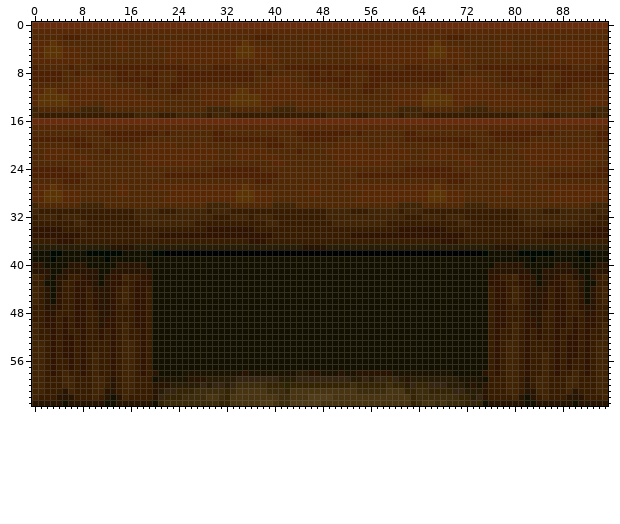
Sprite sheet: enginefx/textures-32/pack008/pedestal_wooden.png. This is how it looked before the edit.
The file is 96x64 pixels. Colours within 5 levels of each other are drawn and written as one.
The result:
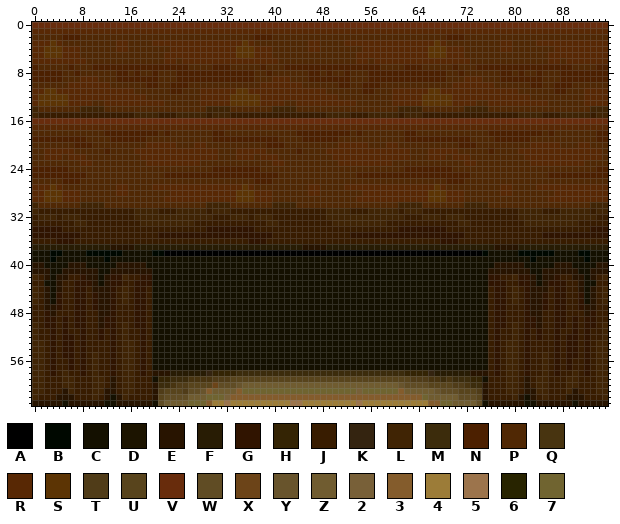
Palette (. is transparent): A #000000  B #000800  C #141000  D #1c1400  E #281400  F #281c04  G #301400  H #342404  J #381c00  K #342410  L #402404  M #3c2c0c  N #4c2000  P #502804  Q #483410  R #582804  S #5c3404  T #503c18  U #58441c  V #682c0c  W #604c24  X #6c4418  Y #68542c  Z #705c30  2 #786038  3 #845c2c  4 #9c7c38  5 #9c744c  6 #282400  7 #706430
From the commit log: finally updated these to use the earth floor texture
The edit:
Changed rows in their new state; - is an unchanged pixel.
first column x 21:
58 EEFFFFFFKHHHHMMMMMMMMMMMMMMMMMMMMMMMMMMMMHHHHKFFFFFFEE
59 HHMMMQQQQTTTUUUUUUUUUUUUUUUUUUUUUUUUUUUUUUTTTQQMQMMMHH
60 MMQTTUUUUXWWWYZZZZZZZZZZZZZZZZZZZZZZZZZZYWWWWUUUUTTQMM
61 TUUUTWWY3ZZZZ3777777777777777777727777773ZZZZZYWWWUUUT
62 UWWWWZZZ7772333333333333333333333333333333337ZZZZZWWWU
63 WZZZZ77734454444444444554444444445444444444443377ZZZZW
Changed places in both pictures, as pixel boxes (x1, y1, x2, y2):
changed: (158, 370, 482, 406)
